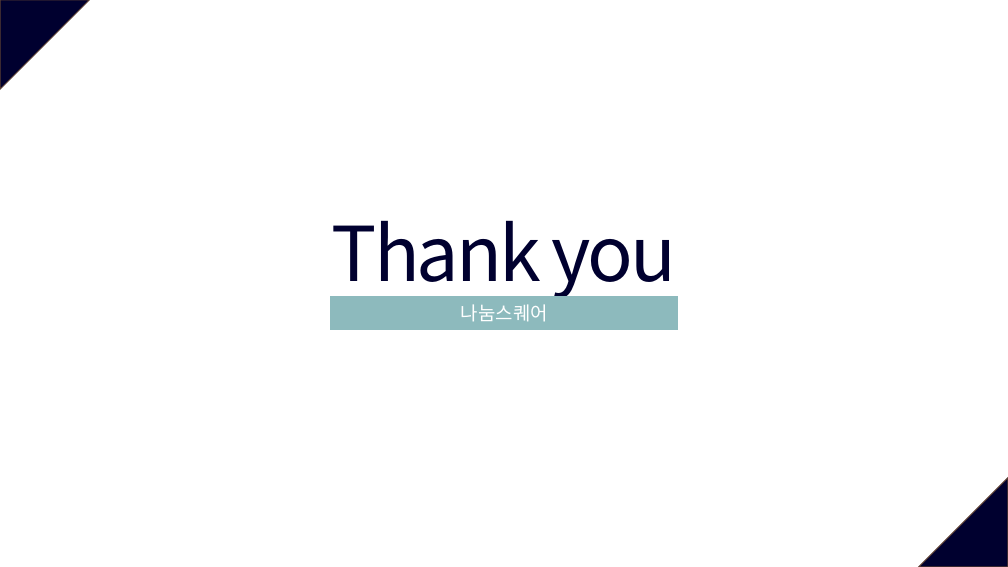
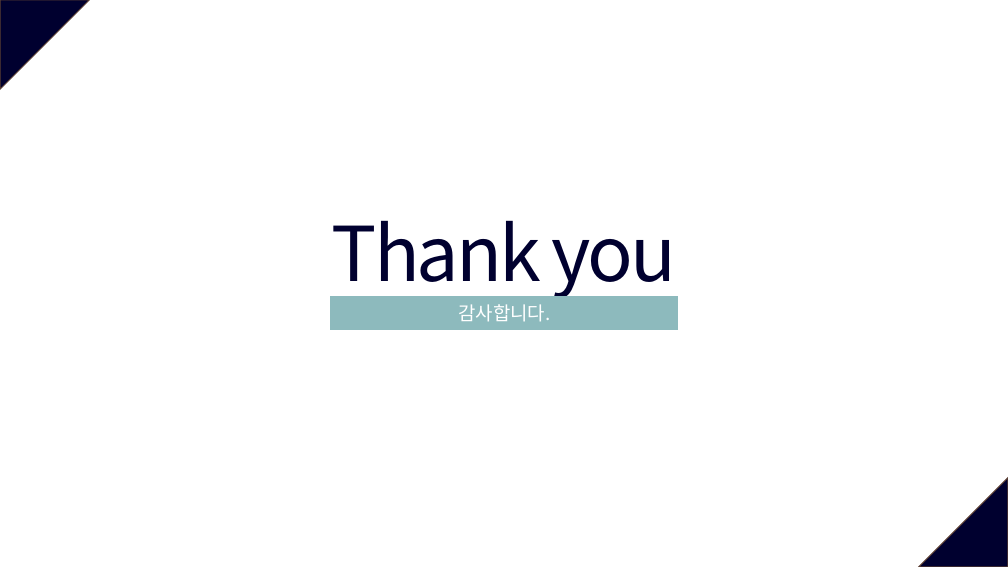
Before and after one commit to AgwaB/-CAU-Data-Structure-Design, a slide deck: slide 13 of 자료구조설계.pptx. Drawn at 1008x567 pixels with LibreOffice and Linux fonts; fonts in the diff are those of the drawing. Boxes give left, top, right and bottom in pixels: in the first picture for what was removed or moved away, otherwise in the second. Text is boxed around its words. In the diff, an @@ line names an element or a change of style, - is before the commit and + after.

Commit message:
1주차 modify2

```diff
--- a/자료구조설계.pptx
+++ b/자료구조설계.pptx
@@ text in rectangle at (458, 304, 550, 322): text changed @@
-나눔스퀘어
+감사합니다.
```
